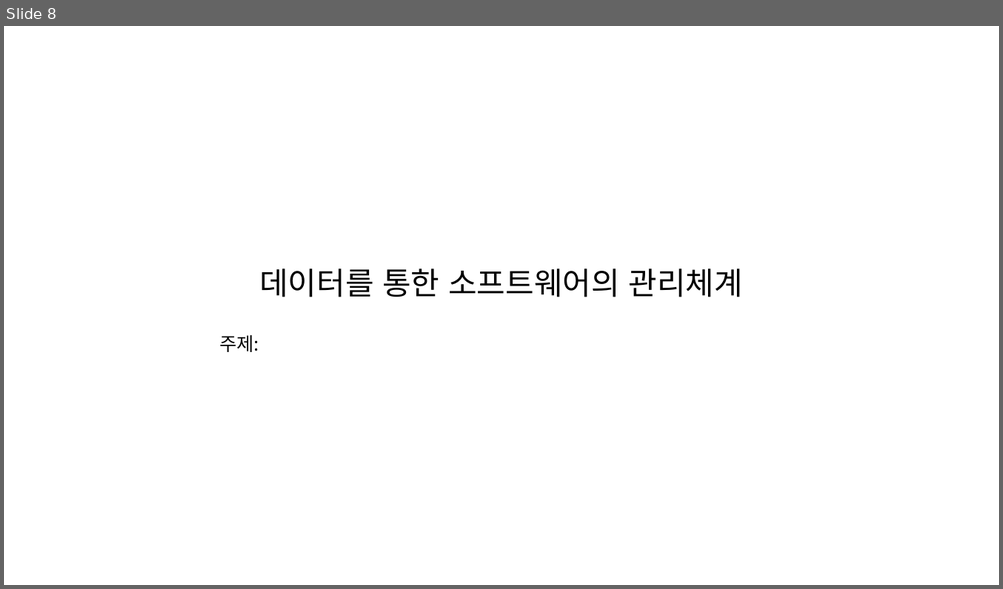
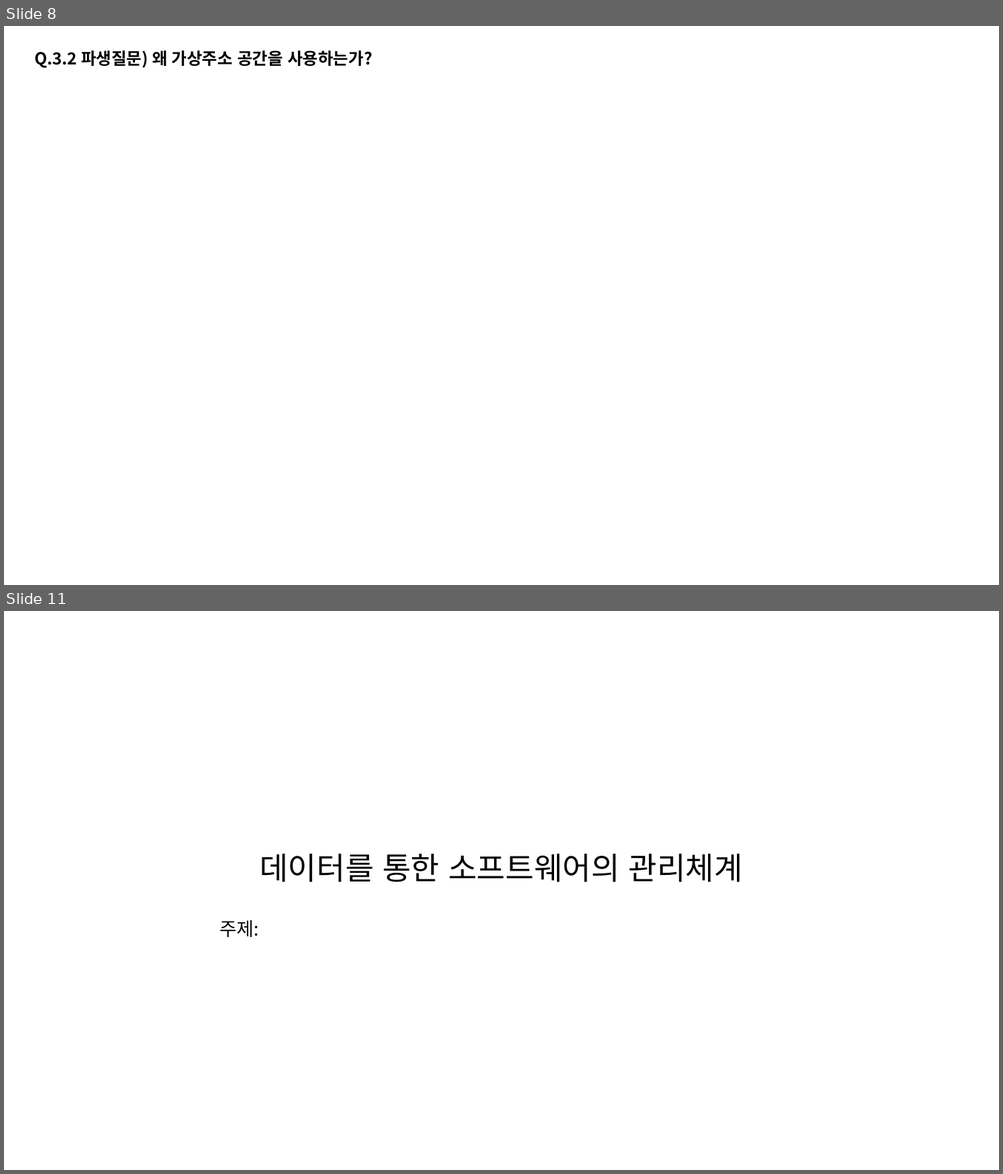
Before and after one commit to taehyuklee/C-CppStudy, a slide deck: CSwithC/CS-explanation.pptx. Shown one above the other, each under a label of ours: slide 8 before the commit, slides 8 and 11 after it; the slides between them are not shown. The pictures are 1003x589 and 1003x1174 pixels, drawn with LibreOffice and Linux fonts; fonts in the diff are those of the drawing. Boxes give left, top, right and bottom in pixels: in the first picture for what was removed or moved away, otherwise in the second. Text is boxed around its words. In the diff, an @@ line names an element or a change of style, - is before the commit and + after.

```diff
--- a/CSwithC/CS-explanation.pptx
+++ b/CSwithC/CS-explanation.pptx
@@ slide 8 added at <box>4,26,999,585</box>, background #FFFFFF @@
@@ text added at <box>34,50,372,68</box>, 16 pt, text #000000, bold @@
+Q.3.2 파생질문) 왜 가상주소 공간을 사용하는가?
@@ what was slide 8 is now slide 11 @@
```
Also in this commit, not shown: 2 slides changed, 2 other slides added.
